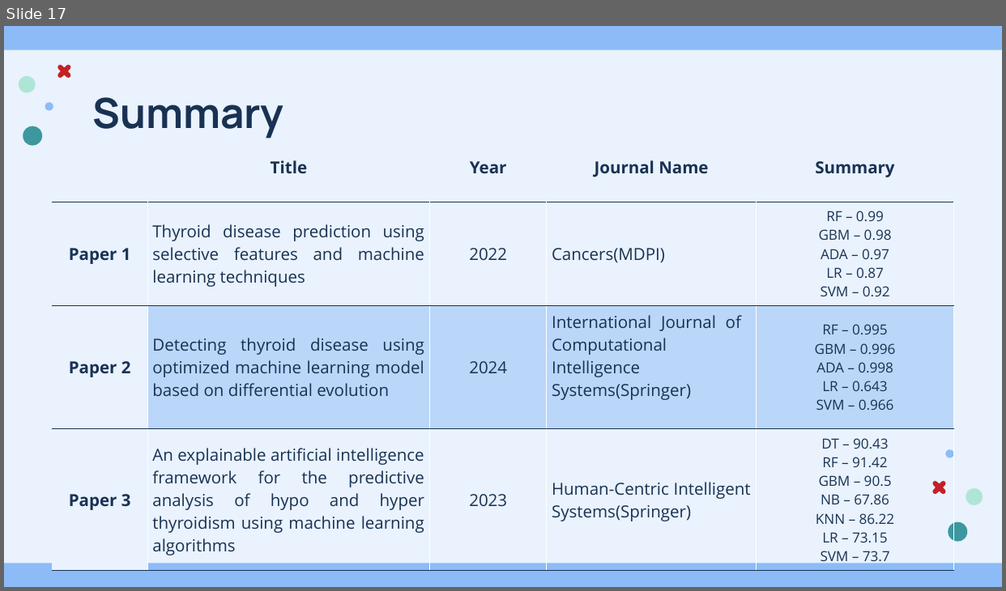
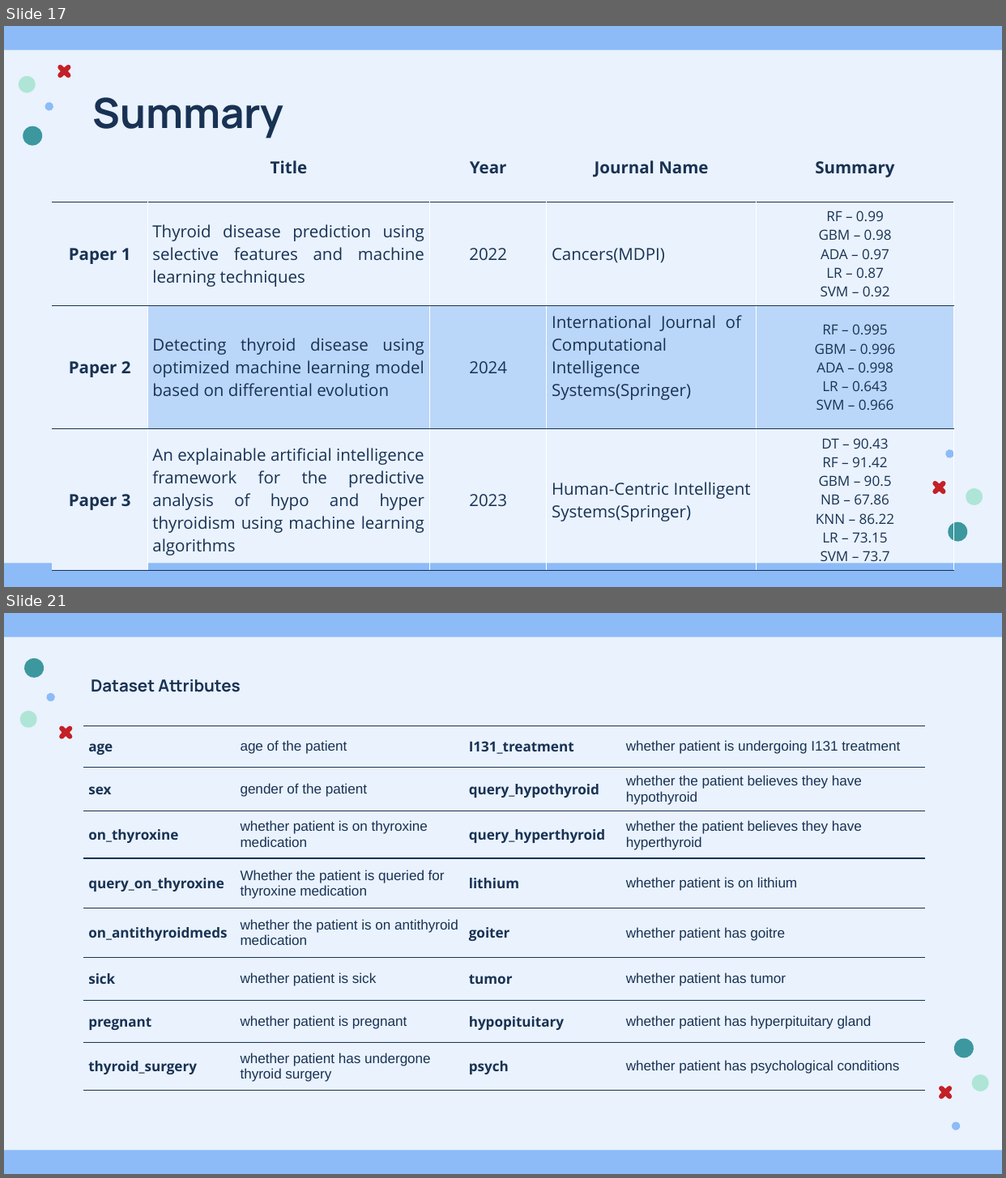
Before and after one commit to nikhi-la/Thyroid---Project, a slide deck: Documents/Thyroid_PPT.pptx. Shown one above the other, each under a label of ours: slide 17 before the commit, slides 17 and 21 after it; the slides between them are not shown. The pictures are 1006x591 and 1006x1178 pixels, drawn with LibreOffice and Linux fonts; fonts in the diff are those of the drawing. Boxes give left, top, right and bottom in pixels: in the first picture for what was removed or moved away, otherwise in the second. Text is boxed around its words. In the diff, an @@ line names an element or a change of style, - is before the commit and + after.

```diff
--- a/Documents/Thyroid_PPT.pptx
+++ b/Documents/Thyroid_PPT.pptx
@@ slide 21 added at [4,613,1002,1174], background #E9F2FD; not listed: 2 template elements that a slide beside it also shows @@
@@ title added at [91,679,240,692], 12 pt, text #193253, bold @@
+Dataset Attributes
@@ group added at [16,653,992,1133]: 8 freeform shapes @@
@@ table added at [84,726,925,1091], 8 rows, 4 columns @@
+age | age of the patient | I131_treatment | whether patient is undergoing I131 treatment
+sex | gender of the patient | query_hypothyroid | whether the patient believes they have hypothyroid
+on_thyroxine | whether patient is on thyroxine medication | query_hyperthyroid | whether the patient believes they have hyperthyroid
+query_on_thyroxine | Whether the patient is queried for thyroxine medication | lithium | whether patient is on lithium
+on_antithyroidmeds | whether the patient is on antithyroid medication | goiter | whether patient has goitre
+sick | whether patient is sick | tumor | whether patient has tumor
+pregnant | whether patient is pregnant | hypopituitary | whether patient has hyperpituitary gland
+thyroid_surgery | whether patient has undergone thyroid surgery | psych | whether patient has psychological conditions
```
Also in this commit, not shown: 4 slides changed, 4 other slides added, 1 other file.
